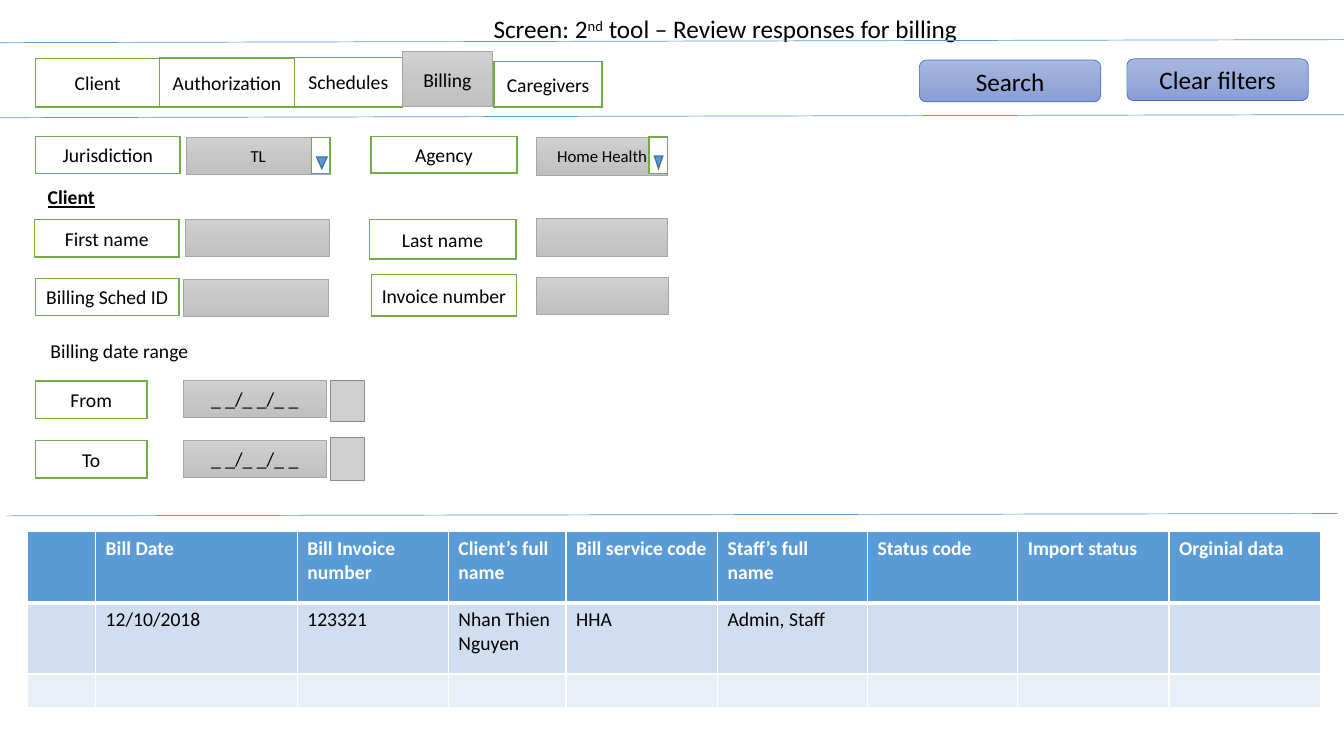
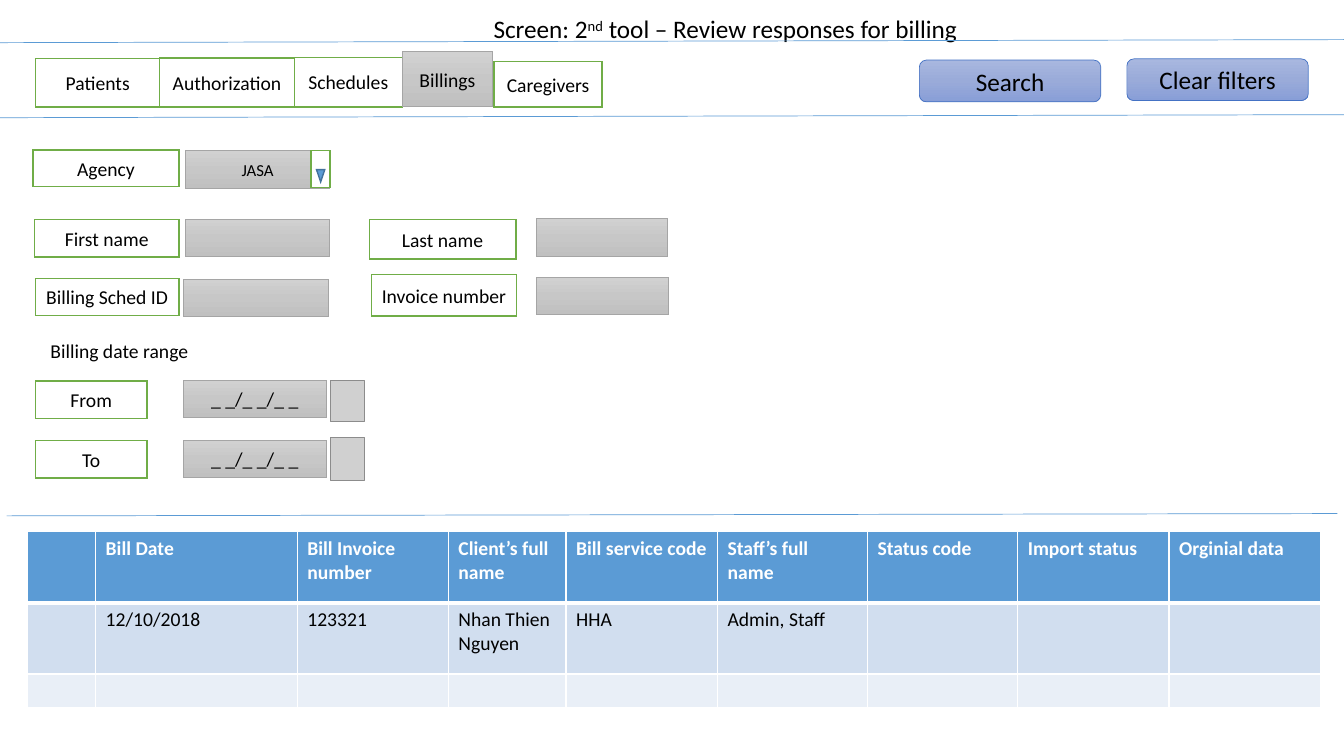
Before and after one commit to thiennhank9/Tool-tier-3, a slide deck: slide 15 of tool_tier3_docs/sreens.pptx. Drawn at 1344x756 pixels with LibreOffice and Linux fonts; fonts in the diff are those of the drawing; grey boxes stand for pictures. Boxes give left, top, right and bottom in pixels: in the first picture for what was removed or moved away, otherwise in the second. Text is boxed around its words. In the diff, an @@ line names an element or a change of style, - is before the commit and + after.

```diff
--- a/tool_tier3_docs/sreens.pptx
+++ b/tool_tier3_docs/sreens.pptx
@@ text in rectangle at (66, 76, 130, 90): text changed @@
-Client
+Patients
@@ text in rectangle at (419, 73, 475, 91): text changed @@
-Billing
+Billings
@@ rectangle removed at (35, 136, 179, 173) @@
-Jurisdiction
@@ rectangle removed at (186, 137, 330, 174) @@
-TL
@@ rectangle removed at (312, 137, 330, 173) @@
@@ rectangle removed at (536, 137, 667, 175) @@
-Home Health
@@ rectangle "Agency": place and size @@
-rectangle "Agency" at (371, 136, 517, 172)
+rectangle "Agency" at (33, 150, 179, 187)
@@ rectangle added at (186, 150, 330, 189), fill gradient #D2D2D2 to #C8C8C8 to #C0C0C0, outline #A5A5A5 0.5 pt, 12 pt, text #000000 @@
+JASA
@@ rectangle: place and size @@
-rectangle at (649, 137, 668, 173)
+rectangle at (312, 151, 331, 188)
@@ flow chart merge: place and size @@
-flow chart merge at (654, 156, 662, 168)
+flow chart merge at (317, 169, 325, 181)
@@ flow chart merge removed at (317, 157, 327, 168) @@
@@ text removed at (48, 190, 95, 208) @@
-Client
```
Also in this commit, not shown: 6 other slides changed, 8 other files.
